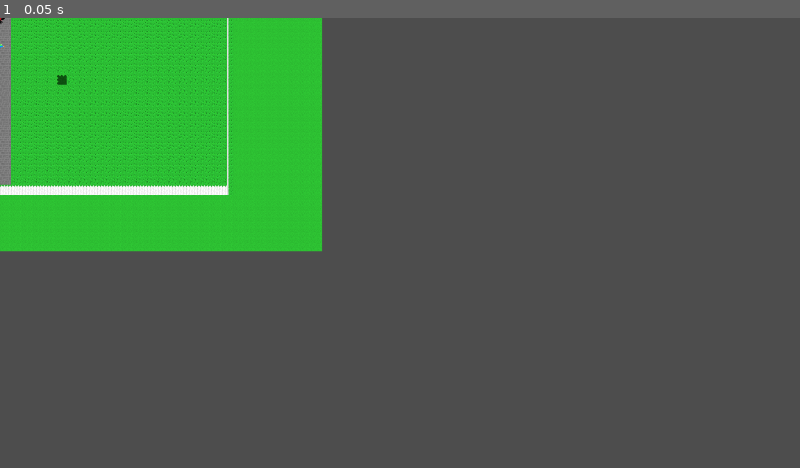
Above: before the commit, frame 1.
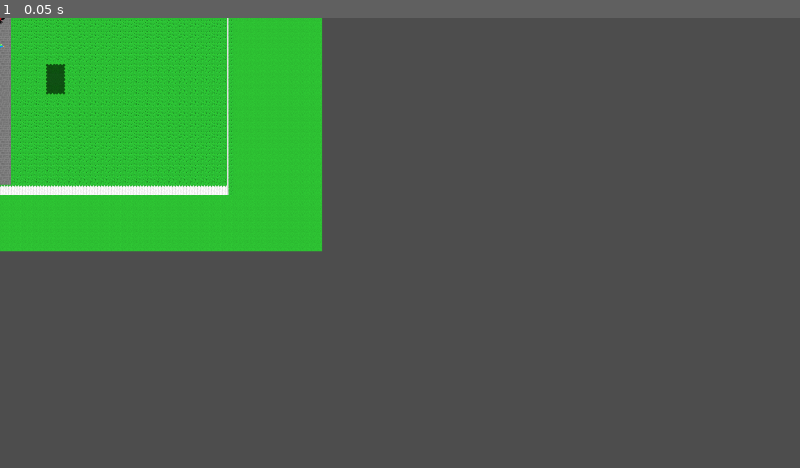
Above: after the commit, the same moment.

Repository: Birb-Games/the-legend-of-the-lawns
Game: Godot game, scene res://scenes/lawns/basic_lawn.tscn
The game is run twice, just before and just after one commit, with the same random seed, the same clock (stepped at 60 frames per second) and the same inputs. This scene is started directly instead of the project's main scene.
Inputs:
- Up to frame 1 (0.05 s): no input

The runs differ from the first frame. In frame 1, 0.1% of the frame differs, in the area x 5-9%, y 10-18%.

Commit message:
Finished rectangular hedge generation script

Diff:
--- a/scripts/basic_lawn_generator.gd
+++ b/scripts/basic_lawn_generator.gd
@@ -2,7 +2,31 @@
 
 func _ready() -> void:
 	for hedge_generation_point in $HedgeGenerationPoints.get_children():
-		generate_hedge(hedge_generation_point.position)
+		generate_hedge(hedge_generation_point.position / 16)
 
-func generate_hedge(centerpoint: Vector2) -> void:
-	self.set_cell(centerpoint / 16, 0, Vector2i(3, 1), 0)
+func generate_hedge(centerpoint: Vector2i) -> void:
+	# Create rectangle
+	var hedge: TileMapPattern = TileMapPattern.new()
+	var size: Vector2i = Vector2i(randi_range(1, 5), randi_range(2, 5))
+	if size.x == 1:
+		return #chance of no hedge at all
+	for i in range(size.x):
+		for j in range(size.y):
+			hedge.set_cell(Vector2i(i, j), 0, Vector2i(5, 1), 0)
+
+	# Set edges
+	for i in range(size.x):
+		hedge.set_cell(Vector2i(i, 0), 0, Vector2i(4, 1), 0)
+		hedge.set_cell(Vector2i(i, size.y - 1), 0, Vector2i(4, 1), 1)
+	for j in range(size.y):
+		hedge.set_cell(Vector2i(0, j), 0, Vector2i(4, 1), 2)
+		hedge.set_cell(Vector2i(size.x - 1, j), 0, Vector2i(4, 1), 3)
+
+	# Set corners
+	hedge.set_cell(Vector2i(0, 0), 0, Vector2i(3, 1), 0)
+	hedge.set_cell(Vector2i(size.x - 1, 0), 0, Vector2i(3, 1), 1)
+	hedge.set_cell(Vector2i(0, size.y - 1), 0, Vector2i(3, 1), 2)
+	hedge.set_cell(Vector2i(size.x - 1, size.y - 1), 0, Vector2i(3, 1), 3)
+
+	# Place in lawn
+	set_pattern(centerpoint - (hedge.get_size() / 2), hedge)
